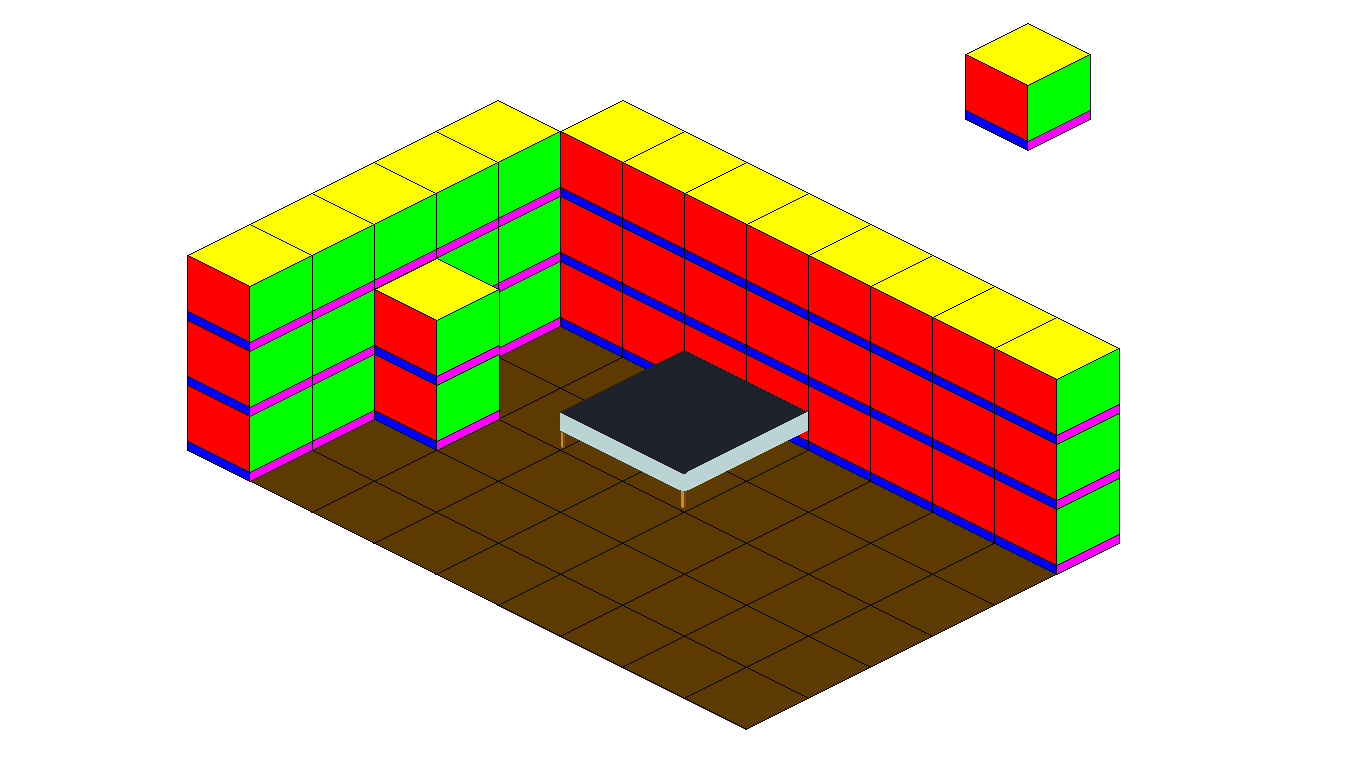
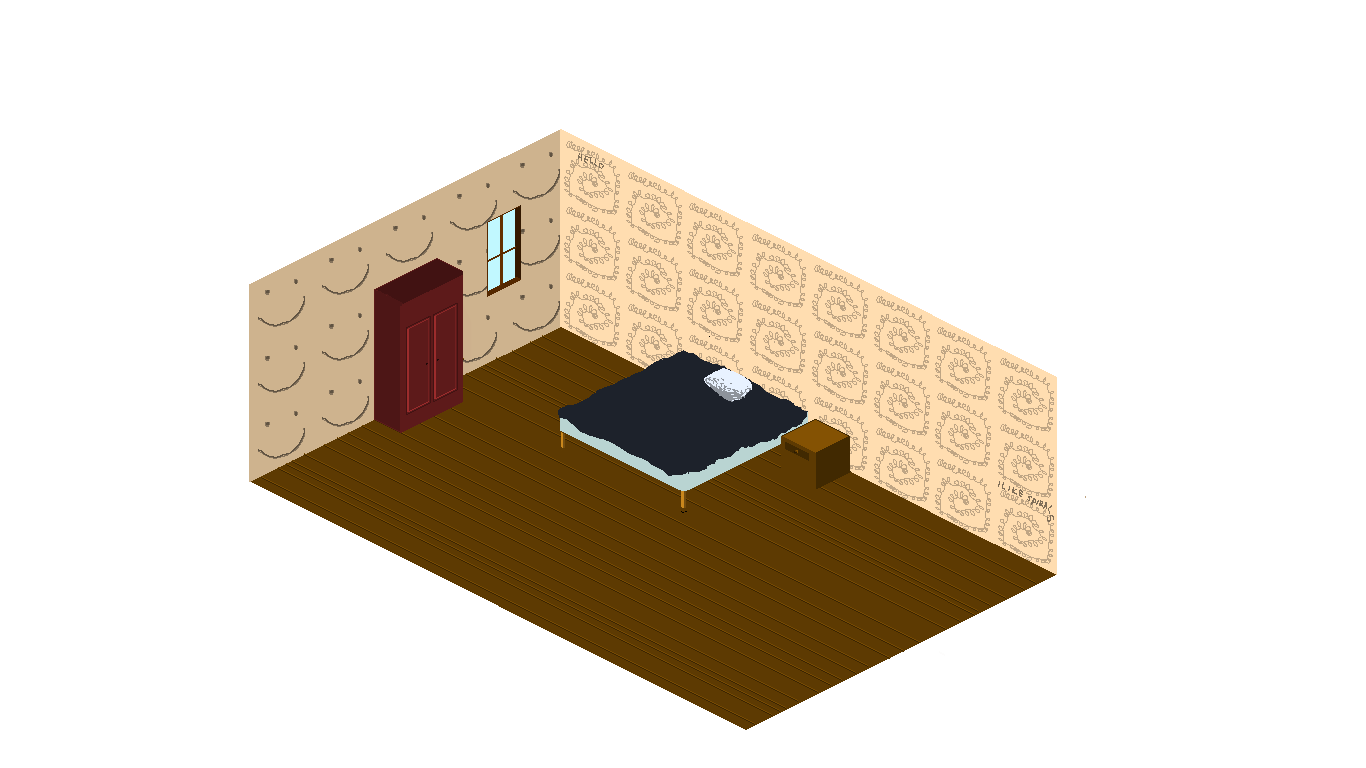
Comparing the layer stacks of the two 1366x768 images. Changes:
added group "Grupp 2" with 7 layers above "Kompositionsskit" over (x1=261, y1=205, x2=1036, y2=725)
added layer "Nattduksbord" in group "Grupp 2" over (x1=401, y1=302, x2=851, y2=489)
added layer "Kudde" in group "Grupp 2" over (x1=704, y1=368, x2=752, y2=402)
added layer "Fönsterkarm" in group "Grupp 2" over (x1=487, y1=205, x2=521, y2=297)
added layer "Fönster" in group "Grupp 2" over (x1=487, y1=208, x2=521, y2=297)
renamed "Lager 11" to "Säng", moved it into group "Grupp 2", painted on it over (x1=558, y1=336, x2=809, y2=513)
added layer "Garderob" in group "Grupp 2" over (x1=374, y1=258, x2=472, y2=433)
added layer "Golbrädor" in group "Grupp 2" over (x1=261, y1=335, x2=1036, y2=725)
hid group "Kompositionsskit" (7 layers) over (x1=374, y1=23, x2=1091, y2=513)
hid "Lager 9" over (x1=374, y1=258, x2=500, y2=386)
hid "Lager 8" over (x1=374, y1=323, x2=500, y2=451)
hid "Lager 4" over (x1=965, y1=23, x2=1091, y2=151)
added layer "Lager 27" above "Lager 20" over (x1=249, y1=129, x2=561, y2=482)
added layer "Lager 20" above "Grupp 1" over (x1=560, y1=129, x2=1086, y2=575)
hid group "Grupp 1" (3 layers) over (x1=187, y1=100, x2=1120, y2=730)
